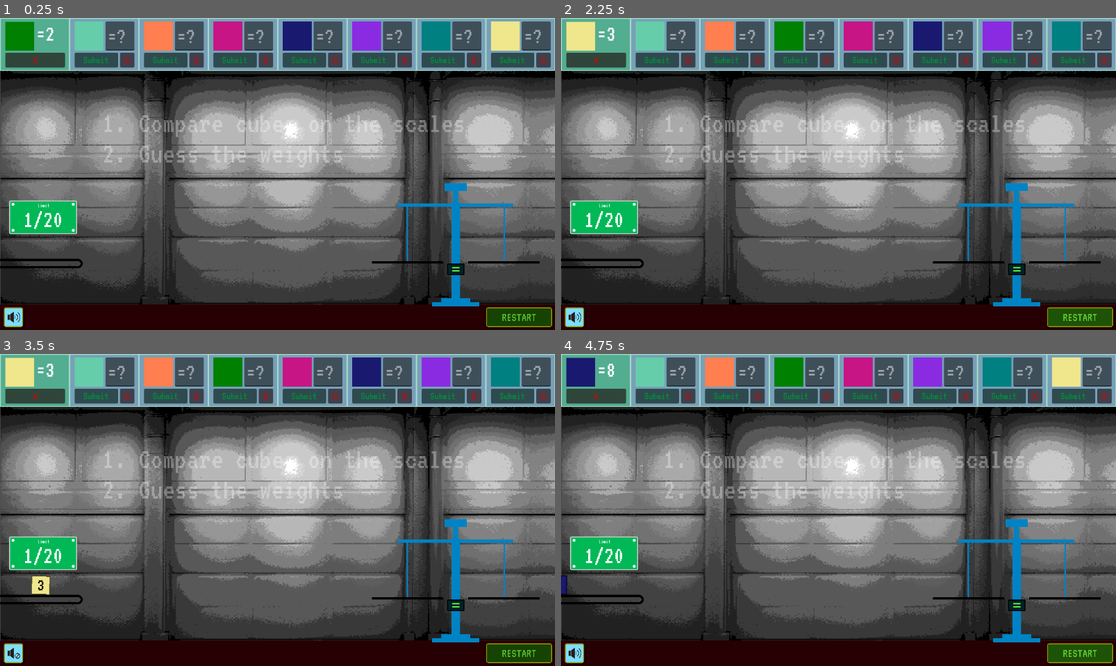
Above: before the commit, frames 1-4 (two rows, left to right).
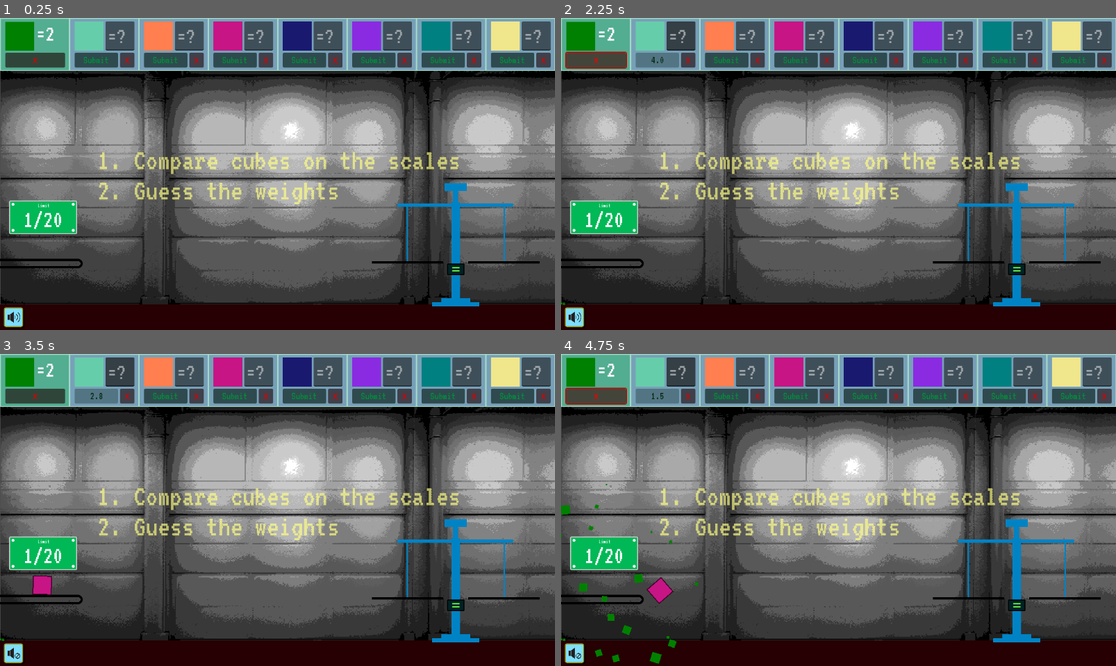
Above: after the commit, the same moments.

Repository: bjornarprytz/scale
Game: Godot game, scene res://main.tscn
Two runs of this game, one before a commit and one after it. Both use one fixed random seed, a clock stepped at 60 frames per second and the inputs below.
Inputs (mouse positions are in pixels of both pictures, inside the frame that each line leads up to):
- Up to frame 1 (0.25 s): no input
- Up to frame 2 (2.25 s): click "X" at 0.5 s; click "Submit" at 1.25 s; click "RESTART" (after the commit: "X") at 2 s
- Up to frame 3 (3.5 s): click (16, 653) at 2.75 s
- Up to frame 4 (4.75 s): click "RESTART" (after the commit: "X") at 3.5 s; click "RESTART" (after the commit: "X") at 4.25 s

The runs differ from the first frame. In frame 1, 3.3% of the frame differs, in the area x 17-100%, y 31-100%; in frame 2, 6.8%; in frame 3, 6.9%, in the area x 0-100%, y 1-100%; in frame 4, 6.0%.

Commit message:
Sound, finishing touches

Diff:
--- /dev/null
+++ b/src/Music.gd
@@ -0,0 +1,4 @@
+extends AudioStreamPlayer
+
+func _ready() -> void:
+	finished.connect(play)
--- a/src/main.gd
+++ b/src/main.gd
@@ -9,7 +9,7 @@
 @onready var known_spawner = preload("res://things/known.tscn")
 
 @onready var spawn_point : Node2D = $SpawnPoint
-@onready var info : GridContainer = $CanvasLayer/Control/AnswerGrid
+@onready var info : GridContainer = $UIBack/Control/AnswerGrid
 
 var won : bool
 var t := 0.0
@@ -50,17 +50,21 @@
 
 	if (win):
 		SPAWN_TIME = 0.5
-		$CanvasLayer/Instructions.visible = false
-		$CanvasLayer/WinText.visible = true
-		$Floor/Score.visible = true
-		$Floor/Score.append_text(str(_score_formula()))
+		$UIBack/Instructions.visible = false
+		$UIBack/WinText.visible = true
+		$UIFore/Score.visible = true
+		$UIFore/Restart.visible = true
+		$UIFore/Score.append_text(str(_score_formula()))
+
+		var tween = create_tween()
+		tween.tween_property($UIFore/Credits, "position:y", -900, 10.0)
 
 func _shortcut_input(event: InputEvent) -> void:
 
 	if (event.keycode == KEY_TAB):
 		var first : AnswerField
 		var previous : AnswerField
-		for a in $CanvasLayer/Control/AnswerGrid.get_children():
+		for a in $UIBack/Control/AnswerGrid.get_children():
 			if !(a is AnswerField) or !a.editable:
 				continue
 			var answer_field = a as AnswerField
@@ -111,8 +115,8 @@
 	return count
 
 func _update_cube_count():
-	$CanvasLayer/CountPanel/Count.clear()
-	$CanvasLayer/CountPanel/Count.append_text("[center]" + str(_get_cube_count()) + "/" + str(MAX_CUBES))
+	$UIBack/CountPanel/Count.clear()
+	$UIBack/CountPanel/Count.append_text("[center]" + str(_get_cube_count()) + "/" + str(MAX_CUBES))
 
 
 func _on_button_button_down() -> void:
@@ -120,6 +124,4 @@
 
 
 func _on_texture_button_toggled(button_pressed: bool) -> void:
-	# Toggle music volume
-
 	$Music.playing = !button_pressed
--- a/src/main.tscn
+++ b/src/main.tscn
@@ -7,6 +7,8 @@
 [ext_resource type="Texture2D" uid="uid://4a47icpx8ljl" path="res://things/sound.png" id="4_kecux"]
 [ext_resource type="FontFile" uid="uid://ck5dgaslygqp3" path="res://things/VT323-Regular.ttf" id="4_xs043"]
 [ext_resource type="Texture2D" uid="uid://duk4qc3fcbtp6" path="res://things/mute-1628277_1280.png" id="5_qeoi0"]
+[ext_resource type="AudioStream" uid="uid://djba3x06rt5uq" path="res://things/nightisthebeginning - 02.04.2023, 12.27.wav" id="8_7xhe6"]
+[ext_resource type="Script" path="res://Music.gd" id="9_cibvk"]
 
 [sub_resource type="Theme" id="Theme_75p0t"]
 default_font = ExtResource("4_xs043")
@@ -74,6 +76,10 @@
 shadow_offset = Vector2(2, 2)
 anti_aliasing = false
 
+[sub_resource type="Theme" id="Theme_5d002"]
+default_font = ExtResource("4_xs043")
+default_font_size = 128
+
 [node name="Game" type="Node2D"]
 script = ExtResource("1_860qy")
 
@@ -81,16 +87,16 @@
 position = Vector2(577, 308)
 texture = ExtResource("2_ni5v5")
 
-[node name="CanvasLayer" type="CanvasLayer" parent="."]
+[node name="UIBack" type="CanvasLayer" parent="."]
 layer = 0
 
-[node name="Control" type="Control" parent="CanvasLayer"]
+[node name="Control" type="Control" parent="UIBack"]
 layout_mode = 3
 anchors_preset = 0
 offset_right = 1153.0
 offset_bottom = 186.0
 
-[node name="AnswerGrid" type="GridContainer" parent="CanvasLayer/Control"]
+[node name="AnswerGrid" type="GridContainer" parent="UIBack/Control"]
 layout_mode = 1
 anchors_preset = 15
 anchor_right = 1.0
@@ -100,7 +106,7 @@
 theme_override_constants/h_separation = -1
 columns = 8
 
-[node name="WinText" type="RichTextLabel" parent="CanvasLayer"]
+[node name="WinText" type="RichTextLabel" parent="UIBack"]
 visible = false
 offset_left = 400.0
 offset_top = 183.0
@@ -110,14 +116,14 @@
 bbcode_enabled = true
 text = "[wave][rainbow freq=0.2]WIN"
 
-[node name="CountPanel" type="Panel" parent="CanvasLayer"]
+[node name="CountPanel" type="Panel" parent="UIBack"]
 offset_left = 19.0
 offset_top = 379.0
 offset_right = 160.0
 offset_bottom = 449.0
 theme_override_styles/panel = SubResource("StyleBoxFlat_hnbky")
 
-[node name="Count" type="RichTextLabel" parent="CanvasLayer/CountPanel"]
+[node name="Count" type="RichTextLabel" parent="UIBack/CountPanel"]
 layout_mode = 1
 anchors_preset = 8
 anchor_left = 0.5
@@ -135,7 +141,7 @@
 bbcode_enabled = true
 text = "[center]20/20"
 
-[node name="Text" type="RichTextLabel" parent="CanvasLayer/CountPanel"]
+[node name="Text" type="RichTextLabel" parent="UIBack/CountPanel"]
 layout_mode = 1
 anchors_preset = 8
 anchor_left = 0.5
@@ -154,7 +160,7 @@
 bbcode_enabled = true
 text = "[center]Limit"
 
-[node name="ColorRect4" type="Panel" parent="CanvasLayer/CountPanel"]
+[node name="ColorRect4" type="Panel" parent="UIBack/CountPanel"]
 layout_mode = 0
 offset_left = 5.0
 offset_top = 59.0
@@ -162,7 +168,7 @@
 offset_bottom = 65.0
 theme_override_styles/panel = SubResource("StyleBoxFlat_xv6ol")
 
-[node name="ColorRect3" type="Panel" parent="CanvasLayer/CountPanel"]
+[node name="ColorRect3" type="Panel" parent="UIBack/CountPanel"]
 layout_mode = 0
 offset_left = 130.0
 offset_top = 59.0
@@ -170,7 +176,7 @@
 offset_bottom = 65.0
 theme_override_styles/panel = SubResource("StyleBoxFlat_xv6ol")
 
-[node name="ColorRect2" type="Panel" parent="CanvasLayer/CountPanel"]
+[node name="ColorRect2" type="Panel" parent="UIBack/CountPanel"]
 layout_mode = 0
 offset_left = 130.0
 offset_top = 5.0
@@ -178,7 +184,7 @@
 offset_bottom = 11.0
 theme_override_styles/panel = SubResource("StyleBoxFlat_xv6ol")
 
-[node name="ColorRect" type="Panel" parent="CanvasLayer/CountPanel"]
+[node name="ColorRect" type="Panel" parent="UIBack/CountPanel"]
 layout_mode = 0
 offset_left = 5.0
 offset_top = 5.0
@@ -186,12 +192,12 @@
 offset_bottom = 11.0
 theme_override_styles/panel = SubResource("StyleBoxFlat_xv6ol")
 
-[node name="Instructions" type="RichTextLabel" parent="CanvasLayer"]
-modulate = Color(1, 1, 1, 0.321569)
-offset_left = 212.0
-offset_top = 187.0
-offset_right = 15432.0
-offset_bottom = 2847.0
+[node name="Instructions" type="RichTextLabel" parent="UIBack"]
+modulate = Color(1, 1, 0.513726, 0.67451)
+offset_left = 202.0
+offset_top = 264.0
+offset_right = 15422.0
+offset_bottom = 2924.0
 scale = Vector2(0.05, 0.05)
 theme = SubResource("Theme_rq7eu")
 bbcode_enabled = true
@@ -212,26 +218,17 @@
 offset_bottom = 57.0
 color = Color(0.14902, 0, 0.00784314, 1)
 
-[node name="Score" type="RichTextLabel" parent="Floor"]
+[node name="UIFore" type="CanvasLayer" parent="."]
+
+[node name="Restart" type="Panel" parent="UIFore"]
 visible = false
-offset_left = -172.0
-offset_top = -9.0
-offset_right = 199.0
-offset_bottom = 69.0
-theme = SubResource("Theme_75p0t")
-theme_override_font_sizes/normal_font_size = 64
-bbcode_enabled = true
-text = "[wave][rainbow freq=0.2]score:"
-fit_content = true
-
-[node name="Panel" type="Panel" parent="Floor"]
-offset_left = 452.0
-offset_top = 6.0
-offset_right = 589.0
-offset_bottom = 47.0
+offset_left = 1009.0
+offset_top = 601.0
+offset_right = 1146.0
+offset_bottom = 642.0
 theme_override_styles/panel = SubResource("StyleBoxFlat_ijr3j")
 
-[node name="Button" type="Button" parent="Floor/Panel"]
+[node name="Button" type="Button" parent="UIFore/Restart"]
 modulate = Color(0.411765, 0.85098, 0.215686, 1)
 layout_mode = 0
 offset_left = 2.0
@@ -243,14 +240,14 @@
 text = "RESTART"
 metadata/_edit_lock_ = true
 
-[node name="Panel2" type="Panel" parent="Floor"]
-offset_left = -549.0
-offset_top = 6.0
-offset_right = -509.0
-offset_bottom = 47.0
+[node name="ToggleMusic" type="Panel" parent="UIFore"]
+offset_left = 8.0
+offset_top = 601.0
+offset_right = 48.0
+offset_bottom = 642.0
 theme_override_styles/panel = SubResource("StyleBoxFlat_xqrom")
 
-[node name="TextureButton" type="TextureButton" parent="Floor/Panel2"]
+[node name="TextureButton" type="TextureButton" parent="UIFore/ToggleMusic"]
 layout_mode = 0
 offset_left = 8.0
 offset_top = 9.0
@@ -262,6 +259,38 @@
 ignore_texture_size = true
 stretch_mode = 0
 
+[node name="Score" type="RichTextLabel" parent="UIFore"]
+visible = false
+offset_left = 372.0
+offset_top = 586.0
+offset_right = 743.0
+offset_bottom = 664.0
+theme = SubResource("Theme_75p0t")
+theme_override_font_sizes/normal_font_size = 64
+bbcode_enabled = true
+text = "[wave][rainbow freq=0.2]score:"
+fit_content = true
+
+[node name="Credits" type="RichTextLabel" parent="UIFore"]
+offset_left = 42.0
+offset_top = 720.0
+offset_right = 1604.0
+offset_bottom = 2182.0
+scale = Vector2(0.5, 0.5)
+theme = SubResource("Theme_5d002")
+bbcode_enabled = true
+text = "[rainbow]Credits[/rainbow]
+
+
+[wave freq=10.0 amp=30]Music by KBHMF[/wave]
+
+
+
+From Pixabay:
+- Icons by Josy Dom Alexis
+- Sound Effects from Pixabay
+- Sound Effect by Charlie Raven"
+
 [node name="Scale" parent="." instance=ExtResource("2_2c80t")]
 position = Vector2(946, 505)
 
@@ -274,9 +303,9 @@
 [node name="Cubes" type="Node" parent="."]
 
 [node name="Music" type="AudioStreamPlayer" parent="."]
-
-[node name="Effects" type="AudioStreamPlayer" parent="."]
-max_polyphony = 4
-
-[connection signal="button_down" from="Floor/Panel/Button" to="." method="_on_button_button_down"]
-[connection signal="toggled" from="Floor/Panel2/TextureButton" to="." method="_on_texture_button_toggled"]
+stream = ExtResource("8_7xhe6")
+autoplay = true
+script = ExtResource("9_cibvk")
+
+[connection signal="button_down" from="UIFore/Restart/Button" to="." method="_on_button_button_down"]
+[connection signal="toggled" from="UIFore/ToggleMusic/TextureButton" to="." method="_on_texture_button_toggled"]
--- a/src/things/answer.gd
+++ b/src/things/answer.gd
@@ -10,6 +10,9 @@
 @onready var clear : Button = $Answer/H2/Clear
 @onready var sheen : ColorRect = $Answer/H2/Submit/Sheen
 @onready var color_cube : ColorRect = $Answer/H/CubeColor
+
+@onready var correct_effect = preload("res://things/correct-2-46134.mp3")
+@onready var wrong_effect = preload("res://things/wrong-47985.mp3")
 
 var editable: bool:
 	get:
@@ -48,13 +51,16 @@
 		tween.set_parallel()
 		tween.tween_property(sheen, "position:x", 150.0, 0.3)
 		tween.tween_property(self, "self_modulate", Color.LAWN_GREEN, 0.5)
+		$Effect.stream = correct_effect
+		$Effect.play()
 		await tween.finished
 	else:
 		Autoload.purge.emit(my_kind)
 
 		var penalty = float((Autoload.wrong_answers)) * 5.0
 		tween.tween_method(_set_submit_text_countdown, penalty, 0.0, penalty)
-
+		$Effect.stream = wrong_effect
+		$Effect.play()
 		await tween.finished
 		text_edit.editable = true
 		text_edit.clear()
--- a/src/things/answer.tscn
+++ b/src/things/answer.tscn
@@ -83,3 +83,5 @@
 custom_minimum_size = Vector2(30, 0)
 layout_mode = 2
 text = "X"
+
+[node name="Effect" type="AudioStreamPlayer2D" parent="."]
--- a/src/things/cube.gd
+++ b/src/things/cube.gd
@@ -26,6 +26,7 @@
 @onready var boom : CPUParticles2D = $Explosion
 @onready var shape : CollisionShape2D = $Shape
 @onready var light : PointLight2D = $Light
+@onready var break_effects = [preload("res://things/glass-breaking-93803.mp3"), preload("res://things/glass-shatter-3-100155.mp3")]
 
 var prev_pos : Vector2
 var momentum : Vector2
@@ -74,6 +75,10 @@
 
 	$Color.visible = false
 	$Weight.visible = false
+	$Effect.stream = break_effects.pick_random()
+	$Effect.pitch_scale = randf_range(0.9, 1.1)
+	$Effect.play()
+
 	set_deferred("freeze", true)
 	shape.set_deferred("disabled", true)
 
--- a/src/things/cube.tscn
+++ b/src/things/cube.tscn
@@ -30,12 +30,14 @@
 mouse_filter = 2
 
 [node name="Border" type="ColorRect" parent="Color"]
+layout_mode = 0
 offset_right = 2.0
 offset_bottom = 40.0
 mouse_filter = 2
 color = Color(0.321569, 0.321569, 0.321569, 1)
 
 [node name="Border2" type="ColorRect" parent="Color"]
+layout_mode = 0
 offset_left = 38.0
 offset_right = 40.0
 offset_bottom = 40.0
@@ -43,6 +45,7 @@
 color = Color(0.321569, 0.321569, 0.321569, 1)
 
 [node name="Border3" type="ColorRect" parent="Color"]
+layout_mode = 0
 offset_top = 2.0
 offset_right = 2.0
 offset_bottom = 42.0
@@ -51,6 +54,7 @@
 color = Color(0.321569, 0.321569, 0.321569, 1)
 
 [node name="Border4" type="ColorRect" parent="Color"]
+layout_mode = 0
 offset_left = 40.0
 offset_top = 38.0
 offset_right = 42.0
@@ -108,6 +112,8 @@
 energy = 0.5
 texture = ExtResource("3_2dnhe")
 
+[node name="Effect" type="AudioStreamPlayer2D" parent="."]
+
 [connection signal="body_entered" from="." to="." method="_on_RigidBody2D_body_entered"]
 [connection signal="mouse_entered" from="." to="." method="_on_mouse_entered"]
 [connection signal="mouse_exited" from="." to="." method="_on_mouse_exited"]
Not shown: 1 places in src/main.tscn that only renumber resources
Not shown, added: src/things/correct-2-46134.mp3.import
Not shown, added: src/things/glass-breaking-93803.mp3.import
Not shown, added: src/things/glass-shatter-3-100155.mp3.import
Not shown, added: src/things/nightisthebeginning - 02.04.2023, 12.27.wav.import
Not shown, added: src/things/wrong-47985.mp3.import
Not shown, changed: readme.md
Not shown, added: src/things/correct-2-46134.mp3
Not shown, added: src/things/glass-breaking-93803.mp3
Not shown, added: src/things/glass-shatter-3-100155.mp3
Not shown, added: src/things/nightisthebeginning - 02.04.2023, 12.27.wav
Not shown, added: src/things/wrong-47985.mp3
